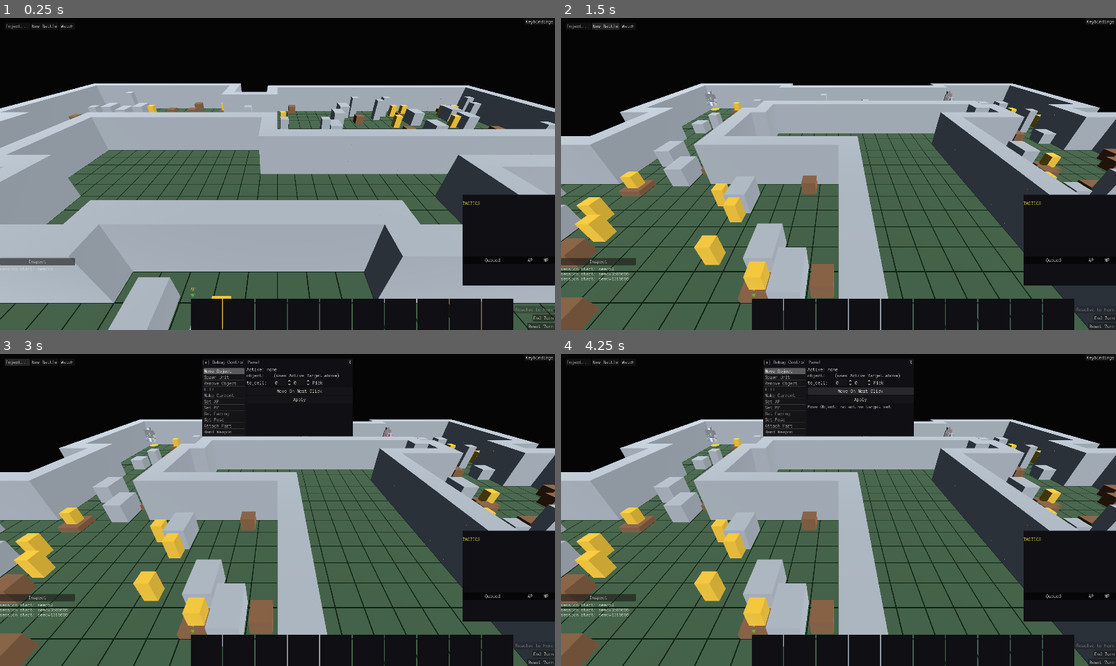
Above: before the commit, frames 1-4 (two rows, left to right).
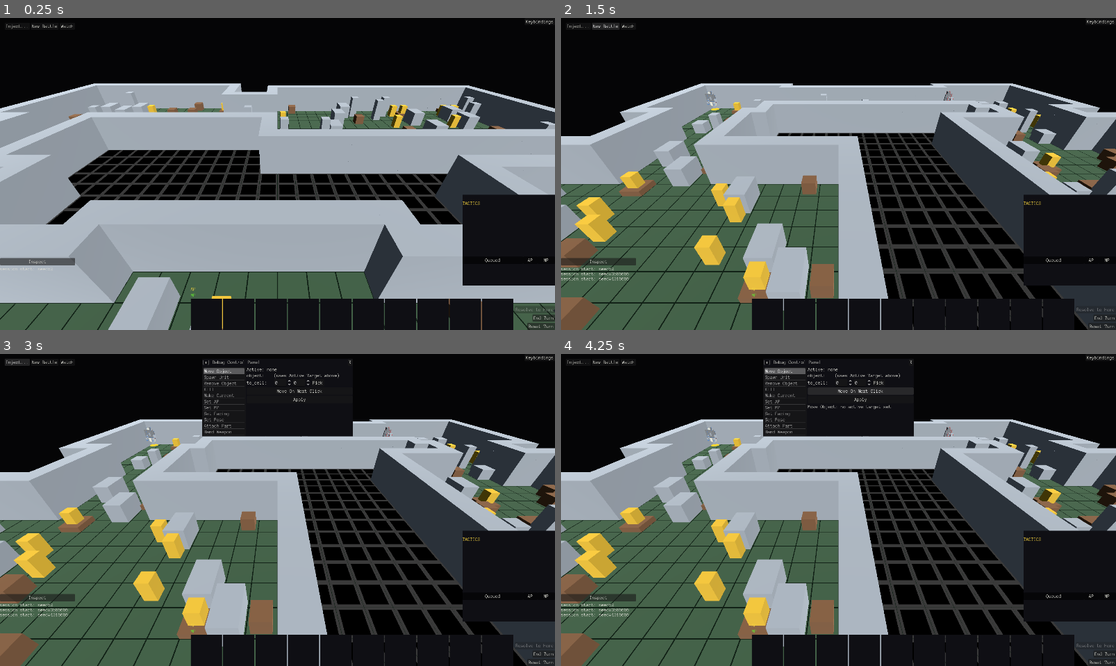
Above: after the commit, the same moments.

Repository: NotUserFriendly/HulkBreakers
Game: Godot game, scene res://src/view/battle_scene.tscn
Two runs of this game, one before a commit and one after it. Both use one fixed random seed, a clock stepped at 60 frames per second and the inputs below.
Inputs:
- Up to frame 1 (0.25 s): no input
- Up to frame 2 (1.5 s): click "New Battle" at 0.5 s; click "New Battle" at 1.25 s
- Up to frame 3 (3 s): click "Inspect" at 2 s; click "Inject..." at 2.75 s
- Up to frame 4 (4.25 s): click "Move On Next Click" at 3.5 s

The runs differ from the first frame. In frame 1, 8.1% of the frame differs, in the area x 8-84%, y 42-67%; in frame 2, 11%, in the area x 38-98%, y 28-100%; in frame 3, 11%; in frame 4, 11%.

Commit message:
Add void tile visuals: black fill, dark gray border
Void cells looked identical to ordinary open ground — the ground plane
is one uniform mesh spanning the whole grid, with no per-cell terrain
distinction beyond the existing wall indicator. Extended the same
"non-navigable terrain needs a real marker" convention WALL_INDICATOR_
COLOR/WALL_CROSS_COLOR already established for walls to void: a near-
full-cell dark-gray border marker plus a smaller black fill marker per
VOID cell, in the same documented ground-overlay height ladder.

_marker() gained an optional size parameter (defaults to OVERLAY_SIZE,
every existing call site unchanged) so the border/fill pair can use two
different footprints.

Diff:
--- a/src/view/board_view.gd
+++ b/src/view/board_view.gd
@@ -105,6 +105,25 @@
 ## just above the marker's own center height.
 const WALL_CROSS_HEIGHT := 0.03
 const WALL_CROSS_WIDTH := 0.06
+## tb31 Pass C: "make void tiles black with a dark gray border so they
+## read as void" — the same "non-navigable terrain needs a real marker"
+## convention `WALL_INDICATOR_COLOR`/`WALL_CROSS_COLOR` above already
+## established, just a fill+border instead of a fill+cross (void has
+## nothing to cross out — it's not an obstruction, it's the absence of
+## anything at all). Slots into the SAME ordered ground-overlay height
+## ladder, between the wall indicator (0.015) and the wall cross (0.03) —
+## void never coexists with a wall/extraction/team-marker/overwatch cell
+## in practice, but the ladder convention is "the next rung," not "pick
+## whatever's free."
+const VOID_BORDER_COLOR := Color("#3A3A3A")
+const VOID_FILL_COLOR := Color("#050505")
+const VOID_BORDER_HEIGHT := 0.02
+const VOID_FILL_HEIGHT := 0.025
+## Border size close to the full cell (a thin dark-gray rim); fill
+## smaller still, same relationship `OVERLAY_SIZE` already has to a full
+## `CELL_SIZE` cell.
+const VOID_BORDER_SIZE := 0.98
+const VOID_FILL_SIZE := 0.8
 ## taskblock-30 follow-up: a loose `Matrix` field item has no `volume` to
 ## draw real geometry from (unlike a loose Part, rendered via the SAME
 ## `_spawn_blocker` boxes a cover item uses) — a flat marker, same "ground
@@ -216,6 +235,7 @@
 	grid_lines.set_layer_mask_value(FLOOR_LAYER, true)
 	_static.add_child(grid_lines)
 	_build_wall_indicators(grid)
+	_build_void_indicators(grid)
 	_build_extraction_tiles(team_extraction_cells)
 
 	for cell: Vector2i in grid.blockers:
@@ -291,6 +311,22 @@
 			if p_grid.get_terrain(cell) == Enums.TerrainType.WALL:
 				_static.add_child(_marker(cell, WALL_INDICATOR_COLOR, WALL_INDICATOR_HEIGHT))
 				_static.add_child(_wall_cross(cell))
+
+
+## tb31 Pass C: every VOID cell (the negative-space fill past a wall's
+## own ring) gets a black fill inside a dark-gray border — "there's
+## nothing here" read at a glance, distinct from a WALL cell's own
+## gray-plus-cross ("this is an obstruction"): void isn't an obstruction
+## to cross out, it's the absence of anything at all.
+func _build_void_indicators(p_grid: Grid) -> void:
+	for y in range(p_grid.height):
+		for x in range(p_grid.width):
+			var cell := Vector2i(x, y)
+			if p_grid.get_terrain(cell) == Enums.TerrainType.VOID:
+				_static.add_child(
+					_marker(cell, VOID_BORDER_COLOR, VOID_BORDER_HEIGHT, VOID_BORDER_SIZE)
+				)
+				_static.add_child(_marker(cell, VOID_FILL_COLOR, VOID_FILL_HEIGHT, VOID_FILL_SIZE))
 
 
 func _wall_cross(cell: Vector2i) -> MeshInstance3D:
@@ -573,10 +609,16 @@
 	return label
 
 
-func _marker(cell: Vector2i, color: Color, height: float) -> MeshInstance3D:
+## `size` defaults to `OVERLAY_SIZE` — every pre-existing call site (extraction
+## tiles, wall indicator, field item marker, reachable/ghost overlays) keeps
+## its own footprint unchanged; the void border/fill markers are the only
+## callers that pass an explicit one.
+func _marker(
+	cell: Vector2i, color: Color, height: float, size: float = OVERLAY_SIZE
+) -> MeshInstance3D:
 	var instance := MeshInstance3D.new()
 	var box_mesh := BoxMesh.new()
-	box_mesh.size = Vector3(OVERLAY_SIZE, 0.02, OVERLAY_SIZE)
+	box_mesh.size = Vector3(size, 0.02, size)
 	box_mesh.material = WorldPalette.overlay_material(color)
 	instance.mesh = box_mesh
 	instance.position = Vector3(cell.x, height, cell.y) * UnitGeometry.CELL_SIZE
--- a/test/unit/view/test_board_view.gd
+++ b/test/unit/view/test_board_view.gd
@@ -320,6 +320,36 @@
 	assert_eq(view._static.get_child_count(), 2, "ground plane + grid lines, nothing else")
 
 
+## tb31 Pass C: "make void tiles black with a dark gray border so they
+## read as void" — same "marker per non-navigable cell" convention the
+## wall indicator test above already locks in, just border+fill (2
+## markers) instead of marker+cross.
+func test_build_adds_a_border_and_fill_marker_per_void_cell() -> void:
+	var grid := Grid.new(3, 2)
+	grid.set_terrain(Vector2i(1, 0), Enums.TerrainType.VOID)
+	grid.set_terrain(Vector2i(2, 1), Enums.TerrainType.VOID)
+
+	var view := BoardView.new()
+	add_child_autofree(view)
+	view.build(grid, DataLibrary.material_table())
+
+	assert_eq(
+		view._static.get_child_count(),
+		6,
+		"ground plane + grid lines + (border + fill) per void cell, 2 void cells"
+	)
+
+
+func test_a_grid_with_no_void_adds_no_void_indicators() -> void:
+	var grid := Grid.new(2, 2)
+	var view := BoardView.new()
+	add_child_autofree(view)
+
+	view.build(grid, DataLibrary.material_table())
+
+	assert_eq(view._static.get_child_count(), 2, "ground plane + grid lines, nothing else")
+
+
 ## taskblock-22 Pass A3: "team-coded extraction tiles, drawn in their
 ## team's color." `team_extraction_cells` is optional (defaults to `{}`)
 ## — every existing caller/test above this one draws none, unchanged.
